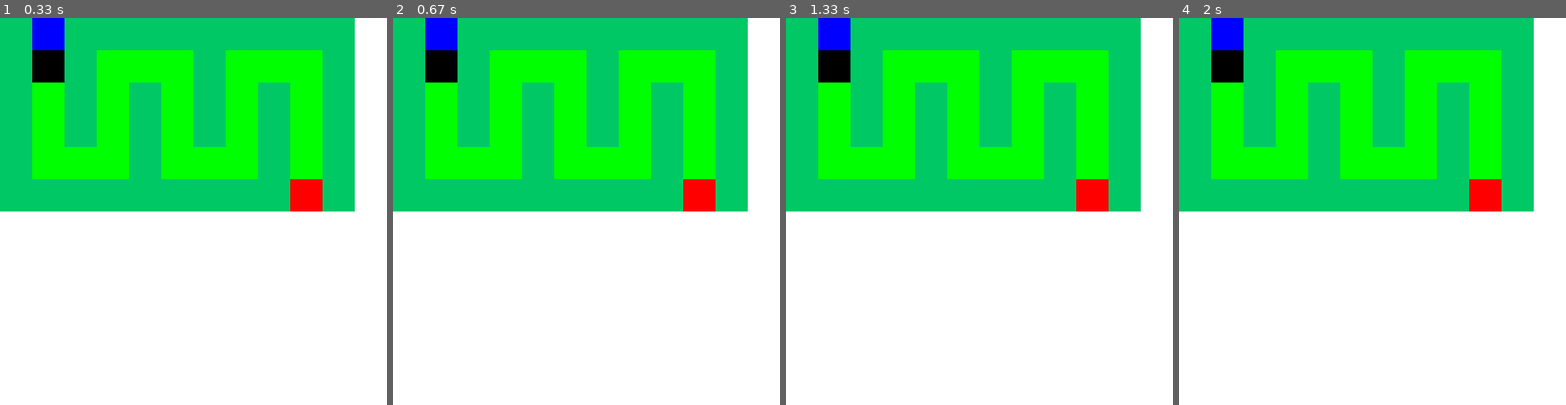
Above: before the commit, frames 1-4 (left to right).
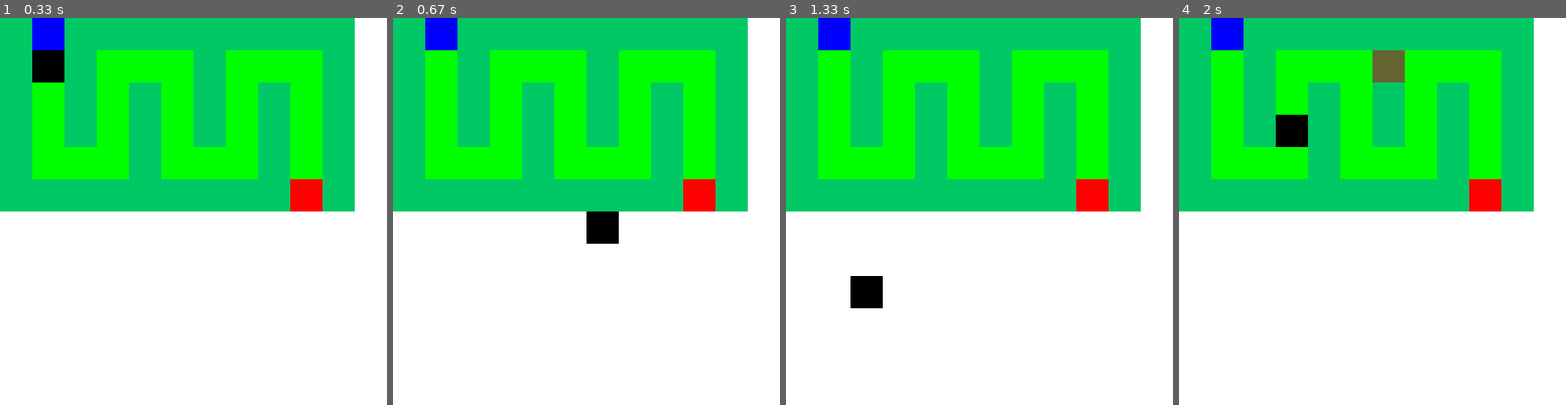
Above: after the commit, the same moments.

Repository: fershibli/asgard-defense
Game: pygame game, started from asgard_defense.py
Two runs of this game, one before a commit and one after it. Both use one fixed random seed, a clock stepped at 60 frames per second and the inputs below. The source is Python 2; it was converted automatically to run under Python 3.
Inputs (mouse positions are in pixels of both pictures, inside the frame that each line leads up to):
- Up to frame 1 (0.33 s): no input
- Up to frame 2 (0.67 s): press the mouse at (710, 199) at 0.37 s; move the mouse to (648, 219) at 0.47 s; release the mouse at (586, 234) at 0.6 s
- Up to frame 3 (1.33 s): hold Right 0.67-1.13 s; click (886, 215) at 0.75 s; hold Up from 1.17 s (still down); click (859, 304) at 1.25 s
- Up to frame 4 (2 s): release Up at 1.47 s; press the mouse at (1496, 199) at 1.53 s; move the mouse to (1438, 141) at 1.63 s; release the mouse at (1380, 79) at 1.77 s; hold Right from 1.83 s (still down); click (1279, 134) at 1.92 s

Frame 1 is identical in both runs. In frame 2, 1.4% of the frame differs, in the area x 8-59%, y 8-59%; in frame 3, 1.4%; in frame 4, 2.1%, in the area x 8-59%, y 8-34%.

Commit message:
Asgard Defense v002

Diff:
--- a/asgard_defense.py
+++ b/asgard_defense.py
@@ -14,33 +14,12 @@
     def blitOn(self,screen):
         screen.fill((0,0,0),pygame.Rect(self.x*self.size,self.y*self.size,self.size,self.size))
     def keyControls(self,event,mapa):
-        if self.right:
-            if mapa[self.y][self.x+1]==0: self.x+=1
-        if self.left:
-            if mapa[self.y][self.x-1]==0: self.x-=1
-        if self.down:
-            if mapa[self.y+1][self.x]==0: self.y+=1
-        if self.up:
-            if mapa[self.y-1][self.x]==0: self.y-=1
-
-        if event.type==KEYDOWN:
-            if event.key==K_RIGHT:
-                self.right=True
-            if event.key==K_LEFT:
-                self.left=True
-            if event.key==K_UP:
-                self.up=True
-            if event.key==K_DOWN:
-                self.down=True
-        if event.type==KEYUP:
-            if event.key==K_RIGHT:
-                self.right=False
-            if event.key==K_LEFT:
-                self.left=False
-            if event.key==K_UP:
-                self.up=False
-            if event.key==K_DOWN:
-                self.down=False
+        if event.type==MOUSEMOTION:
+            x,y=event.pos
+            self.x=int(x/self.size)
+            self.y=int(y/self.size)
+        if event.type==MOUSEBUTTONUP:
+            if mapa[self.y][self.x]==1: mapa[self.y][self.x]=4
 
 class mapaLimitavel(object):
     def __init__(self):
@@ -60,6 +39,7 @@
                 if self.mapa[y][x]==2: cor=(0,0,255)
                 if self.mapa[y][x]==3: cor=(255,0,0)
                 if self.mapa[y][x]==1: cor=(0,200,100)
+                if self.mapa[y][x]==4: cor=(100,100,50)
                 screen.fill(cor,pygame.Rect(x*self.size,y*self.size,self.size,self.size))
         self.selecao.blitOn(screen)
     def keyControls(self,event):
